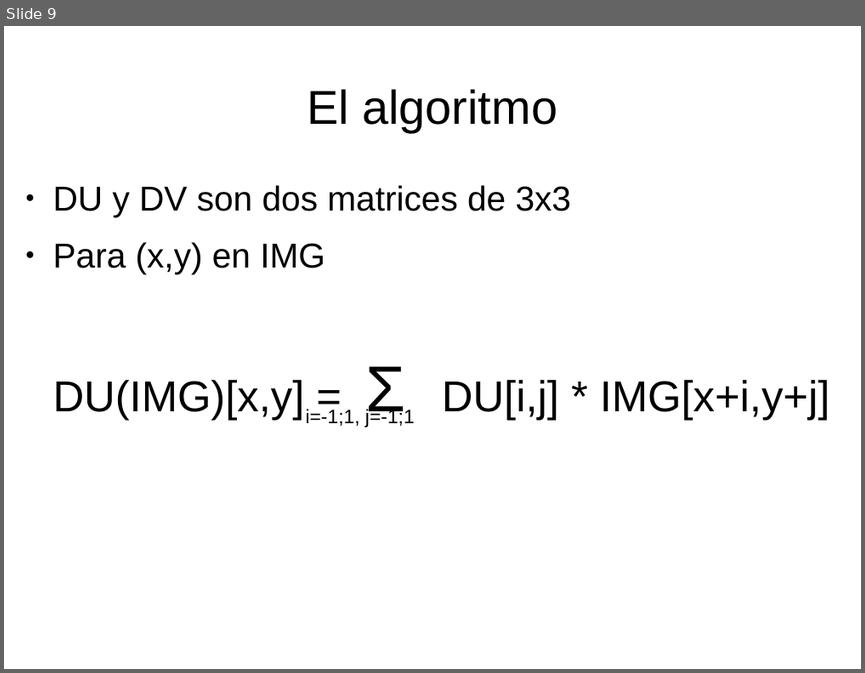
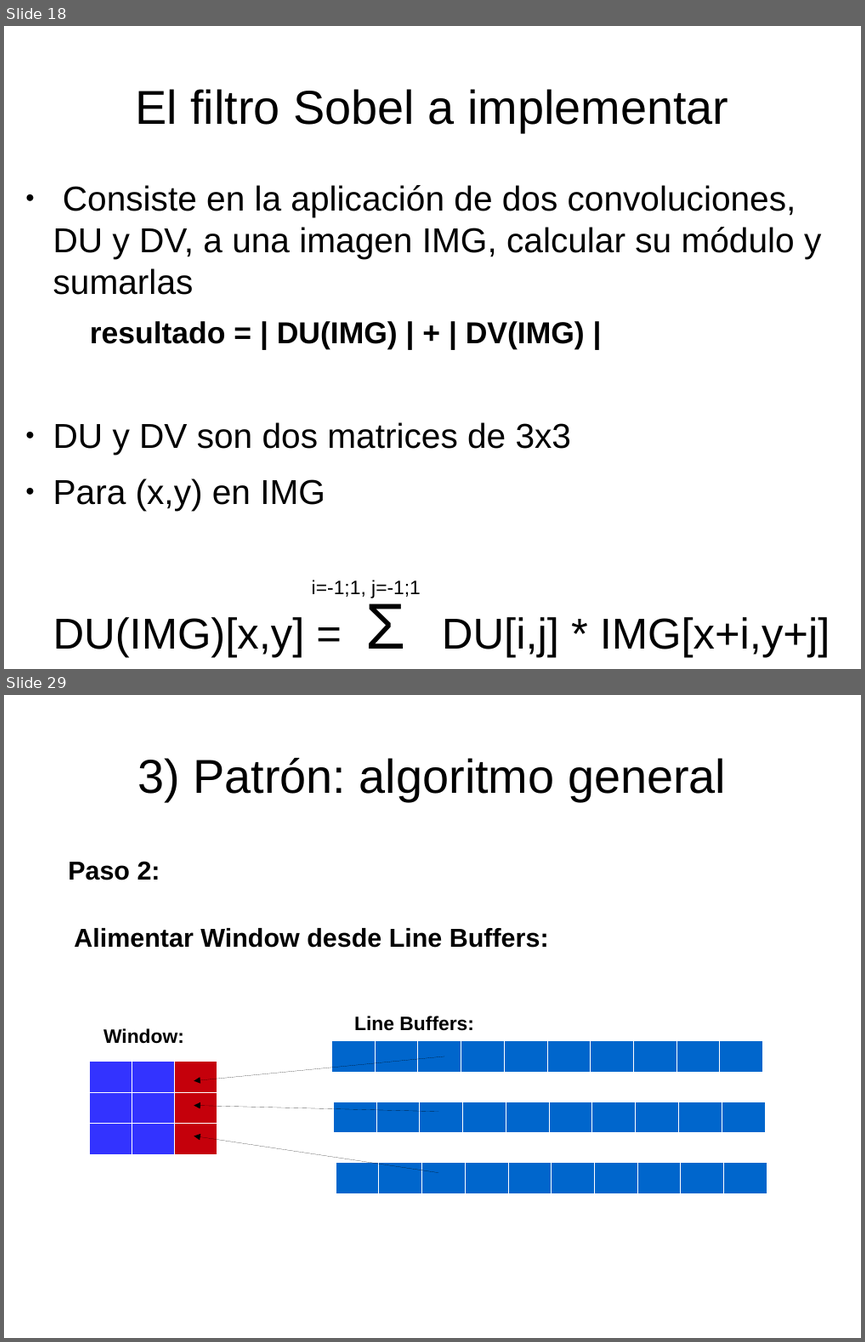
Before and after one commit to miguelgarcia/sase2017-hls-video, a slide deck: presentacion.odp. Shown one above the other, each under a label of ours: slide 9 before the commit, slides 18 and 29 after it; the slides between them are not shown. The pictures are 865x673 and 865x1342 pixels, drawn with LibreOffice and Linux fonts; fonts in the diff are those of the drawing. Boxes give left, top, right and bottom in pixels: in the first picture for what was removed or moved away, otherwise in the second. Text is boxed around its words. In the diff, an @@ line names an element or a change of style, - is before the commit and + after.

```diff
--- a/presentacion.odp
+++ b/presentacion.odp
@@ slide 29 added at [4, 695, 861, 1338], background #FFFFFF @@
@@ title added at [137, 758, 726, 801], 44 pt, text #000000 @@
+3) Patrón: algoritmo general
@@ text added at [68, 861, 160, 880], 24 pt, text #000000, bold @@
+Paso 2:
@@ text added at [74, 928, 549, 947], 24 pt, text #000000, bold @@
+Alimentar Window desde Line Buffers:
@@ text added at [354, 1015, 474, 1031], 18 pt, text #000000, bold @@
+Line Buffers:
@@ text added at [103, 1028, 184, 1043], 18 pt, text #000000, bold @@
+Window:
@@ table added at [331, 1040, 760, 1070], 1 rows, 10 columns @@
+ |  |  |  |  |  |  |  |  | 
@@ table added at [89, 1061, 217, 1150], 3 rows, 3 columns @@
+ |  | 
+ |  | 
+ |  | 
@@ arrow added from (445, 1056) to (194, 1081), #000000 0 pt @@
@@ table added at [333, 1100, 761, 1130], 1 rows, 10 columns @@
+ |  |  |  |  |  |  |  |  | 
@@ arrow added from (438, 1111) to (194, 1106), #000000 0 pt @@
@@ arrow added from (438, 1173) to (194, 1136), #000000 0 pt @@
@@ table added at [336, 1163, 764, 1191], 1 rows, 10 columns @@
+ |  |  |  |  |  |  |  |  | 
@@ what was slide 9 is now slide 18 @@
@@ slide 18 changed as well @@
@@ title at [135, 89, 728, 132]: text changed @@
-El algoritmo
+El filtro Sobel a implementar
@@ text at [53, 185, 821, 349]: paragraphs added @@
+● Consiste en la aplicación de dos convoluciones, DU y DV, a una imagen IMG, calcular su módulo y sumarlas
+  resultado = | DU(IMG) | + | DV(IMG) |
@@ text "i=-1;1, j=-1;1": place and size @@
-text "i=-1;1, j=-1;1" at [306, 408, 415, 427]
+text "i=-1;1, j=-1;1" at [312, 579, 420, 598]
```
Also in this commit, not shown: 7 other slides changed, 23 other slides added.
